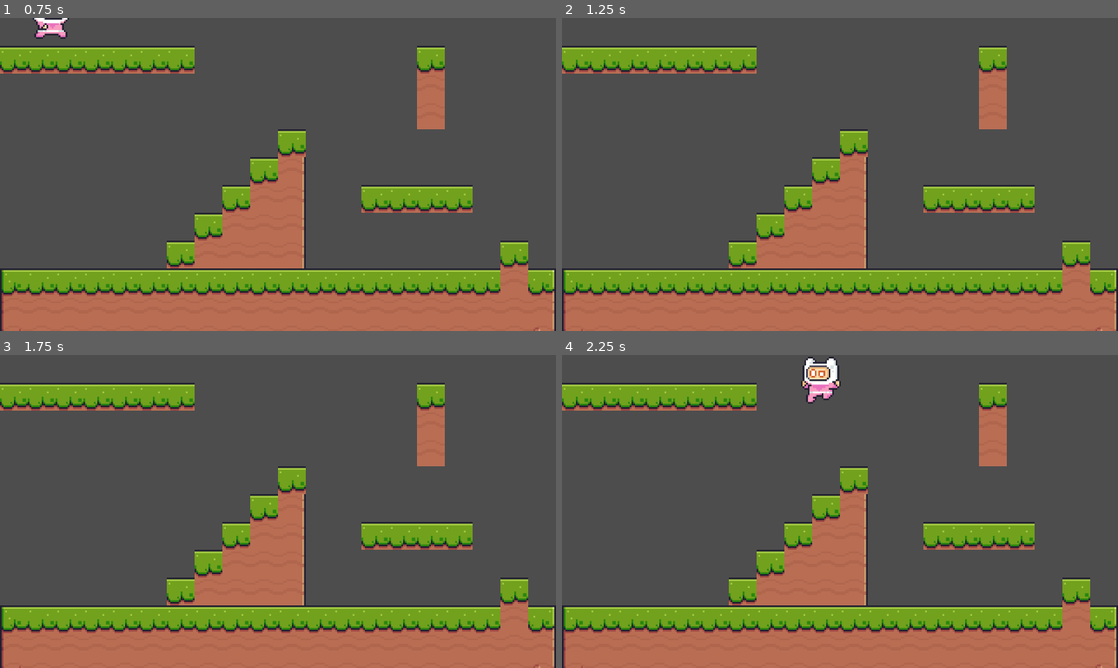
Above: before the commit, frames 1-4 (two rows, left to right).
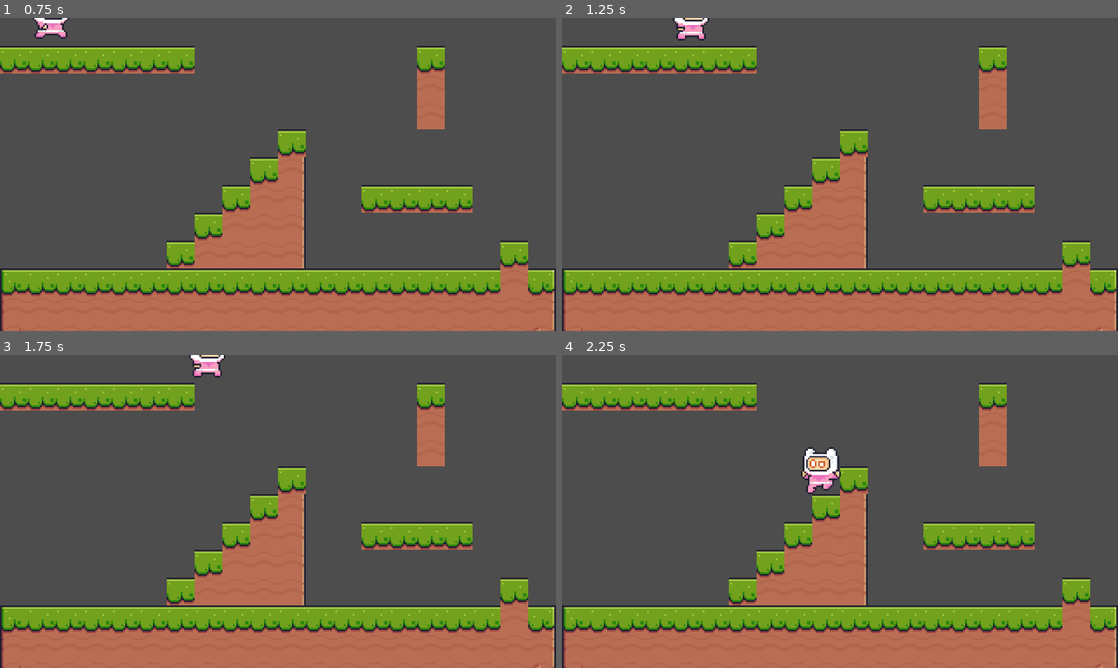
Above: after the commit, the same moments.

Repository: FANXING-0710/StarrySky
Game: Godot game, scene res://scenes/test_room.tscn
Two runs of this game, one before a commit and one after it. Both use one fixed random seed, a clock stepped at 60 frames per second and the inputs below. The project has no main scene, so this scene is started directly.
Inputs:
- Up to frame 1 (0.75 s): hold D (right) from 0.53 s (still down); hold Shift (grab) from 0.53 s (still down)
- Up to frame 2 (1.25 s): keep holding D (right); keep holding Shift (grab); tap Space (jump) at 0.77, 0.8, 1.07 s
- Up to frame 3 (1.75 s): keep holding D (right); release Shift (grab) at 1.28 s; tap Space (jump) at 1.35, 1.52 s; tap Shift (grab) at 1.55 s
- Up to frame 4 (2.25 s): tap Space (jump) at 1.82 s; release D (right) at 2.03 s; hold A (left) from 2.03 s (still down); hold Shift (grab) from 2.03 s (still down)

Frame 1 is identical in both runs. In frame 2, 0.4% of the frame differs, in the area x 19-27%, y 0-8%; in frame 3, 0.3%; in frame 4, 1.5%, in the area x 43-51%, y 0-45%.

Commit message:
做好了攀爬跳

Diff:
--- a/scripts/commons/player/climb.gd
+++ b/scripts/commons/player/climb.gd
@@ -1,58 +1,54 @@
 extends State
 
 func Begin() -> void:
-	_owner.is_walling = true
-	_owner.can_apply_gravity = false
-	_owner.can_move = false
-	_owner.can_jump = false
-	print("进入 Climb 状态")
+    _owner.is_walling = true
+    _owner.can_apply_gravity = false
+    _owner.can_move = false
+    _owner.can_jump = false
+    print("进入 Climb 状态")
 
 func Update(delta: float) -> void:
-	#TODO:
-		#判断：如果手没有抓住墙，下面有则翻过了
-		#翻过后加翻墙
-	_owner.stamina -= 30 * delta
-	_owner.velocity.y = move_toward(_owner.velocity.y, -_owner.CLIMB_UP_SPEED, _owner.CLIMB_ACCEL * delta)
+    #TODO:
+        #判断：如果手没有抓住墙，下面有则翻过了
+        #翻过后加翻墙
+    _owner.stamina -= 30 * delta
+    _owner.velocity.y = move_toward(_owner.velocity.y, -_owner.CLIMB_UP_SPEED, _owner.CLIMB_ACCEL * delta)
 
-	# 进入 wall 或 slip
-	if Input.is_action_just_released("up"):
-		change_state("Wall")
-	elif not Input.is_action_pressed("up") and Input.is_action_just_pressed("down"):
-		change_state("Slip")
 
-	# 进入 fall 或 slip
-	if _owner.wall_dir == -1 and Input.is_action_pressed("left") and Input.is_action_just_released("grab"):
-		change_state("Slip")
-	elif _owner.wall_dir == 1 and Input.is_action_pressed("right") and Input.is_action_just_released("grab"):
-		change_state("Slip")
-	elif not Input.is_action_pressed("grab"):
-		change_state("Fall")
+    # 攀爬补偿
+    if _owner.is_complete_climb == true and Input.is_action_pressed("up"):
+        _owner.velocity.y = _owner.CLIMB_OFFSET.y
+        Coroutine()
+        await get_tree().create_timer(0.1).timeout
+        _owner.velocity.x = _owner.CLIMB_OFFSET.x * _owner.wall_dir
+        change_state("Fall")
 
-	# 进入 fall 或 slip
-	# if _owner.move_input == 0 and Input.is_action_just_released("grab"):
-	# 	change_state("Fall")
-	# elif _owner.move_input != 0 and Input.is_action_just_released("grab"):
-	# 	change_state("Slip")
-	if _owner.is_complete_climb == true and Input.is_action_pressed("up"):
-		_owner.velocity.y = _owner.CLIMB_OFFSET.y
-		Coroutine()
-		await get_tree().create_timer(0.1).timeout
-		print("等待了0.1秒")
-		_owner.velocity.x = _owner.CLIMB_OFFSET.x * _owner.wall_dir
-		change_state("Fall")
+    # 进入 wall 或 slip
+    if Input.is_action_just_released("up"):
+        change_state("Wall")
+    elif not Input.is_action_pressed("up") and Input.is_action_just_pressed("down"):
+        change_state("Slip")
 
-	# 进入 slip
-	if _owner.stamina <= 0:
-		change_state("Slip")
+    # 进入 fall 或 slip
+    if _owner.wall_dir == -1 and Input.is_action_pressed("left") and Input.is_action_just_released("grab"):
+        change_state("Slip")
+    elif _owner.wall_dir == 1 and Input.is_action_pressed("right") and Input.is_action_just_released("grab"):
+        change_state("Slip")
+    elif not Input.is_action_pressed("grab"):
+        change_state("Fall")
 
-	# 播放动画
-	# _owner.animation.play("climb")
-	_owner.animation.play("wall")
+    # 进入 slip
+    if _owner.stamina <= 0:
+        change_state("Slip")
+
+    # 播放动画
+    # _owner.animation.play("climb")
+    _owner.animation.play("wall")
 
 
 func End() -> void:
-	_owner.is_walling = false
-	_owner.can_apply_gravity = true
-	_owner.can_move = true
-	_owner.can_jump = true
-	print("退出 Climb")
+    _owner.is_walling = false
+    _owner.can_apply_gravity = true
+    _owner.can_move = true
+    _owner.can_jump = true
+    print("退出 Climb")
--- a/scripts/commons/player/jump.gd
+++ b/scripts/commons/player/jump.gd
@@ -4,15 +4,9 @@
     print("进入 Jump 状态")
 
 func Update(delta: float) -> void:
-    _owner.handle_jump_input(delta) # 跳跃
-
     # 进入 fall
-    if _owner.velocity.y != 0 and not _owner.on_ground:
+    if _owner.velocity.y > 0 and not _owner.on_ground:
         change_state("Fall")
-
-    # 进入 wall
-    if _owner.can_on_wall:
-        change_state("Wall")
 
     # 进入 slip
     if _owner.on_wall == true and _owner.move_input != 0.0 and not Input.is_action_pressed("grab"):
--- a/scripts/commons/player/player.gd
+++ b/scripts/commons/player/player.gd
@@ -10,25 +10,28 @@
 const FAST_FALL_GRAVITY := 2000.0 # 快速下落时的重力加速度
 const MAX_FALL := 160.0 # 最大下落速度（普通）
 const FAST_MAX_FALL := 240.0 # 最大下落速度（快速下落）
-# 奔跑相关
+## 奔跑相关
 const MAX_RUN := 90.0 # 最大奔跑速度
 const HOLDING_MAX_RUN := 70.0 # 抱物时最大奔跑速度
 const RUN_ACCEL := 1000.0 # 加速度
 const RUN_REDUCE := 400.0 # 摩擦/减速率
 const AIR_MULT := 0.65 # 空中加速倍率
-# 跳跃相关
+## 跳跃相关
 const JUMP_SPEED := 105.0 * 2.5 # 跳跃初速度
 const VAR_JUMP_TIME := 0.20 # 可变跳窗口
 const JUMP_COYOTE_TIME := 0.10 # 落地后宽容时间
 const JUMP_BUFFER_TIME := 0.10 # 提前按键缓冲
-# 攀爬相关
+## 攀爬相关
 const CLIMB_MAX_STAMINA := 110.0 # 最大体力值
 const CLIMB_UP_SPEED := 45 # 向上攀爬速度（像素/秒）
 const CLIMB_DOWN_SPEED := 80.0 # 向下攀爬速度（像素/秒）
 const CLIMB_SLIP_SPEED := 30.0 # 体力耗尽时的滑落速度
 const CLIMB_ACCEL := 900.0 # 攀爬加速度，让速度逐渐逼近目标值
-const CLIMB_OFFSET := Vector2(65,-100) # 爬过墙的补偿
-const WALL_JUMP_FORCE := Vector2(120, 105) # 攀爬跳的水平与垂直初速度
+const CLIMB_OFFSET := Vector2(65, -100) # 爬过墙的补偿
+# 墙体跳跃
+const WALL_JUMP_FORCE := Vector2(120.0, 105.0) # 蹬墙跳速度
+const WALL_JUMP_GRACE := 0.10 # 离开墙壁后还能蹬的缓冲时间
+const CLIMB_JUMP_STAMINA_COST := 20.0 # 攀爬跳体力消耗
 
 ## 变量
 # var velocity: Vector2 # CharacterBody2D的隐藏变量
@@ -44,144 +47,149 @@
 var coyote_timer := 0.0 # Coyote Time
 var buffer_timer := 0.0 # 提前按跳缓冲
 # 攀爬相关
+var stamina := CLIMB_MAX_STAMINA # 当前体力
 var is_walling := false # 是否正在墙上
-var stamina := CLIMB_MAX_STAMINA # 当前体力
 var on_wall := false # 是否在贴墙
 var can_on_wall := false # 是否可以贴墙
 var wall_dir := 0 # 贴哪一边的墙：-1：左墙，1：右墙
 var is_complete_climb := false # 是否完成攀爬
+var wall_grace_timer := 0.0 # 离墙缓冲计时
 
 func _physics_process(delta: float) -> void:
-	# 更新变量
-	move_input = Input.get_action_strength("right") - Input.get_action_strength("left")
-	on_ground = is_on_floor()
+    # 更新变量
+    move_input = Input.get_action_strength("right") - Input.get_action_strength("left") # 更新输入
+    on_ground = is_on_floor() # 更新地面状态
+    wall_grace_timer = max(wall_grace_timer - delta, 0.0) # 更新缓冲计时
 
-	#是否可以攀爬
-	if on_wall == true and Input.is_action_pressed("grab") and stamina > 0:
-		can_on_wall = true
-	else:
-		can_on_wall = false
+    #是否可以攀爬
+    if on_wall == true and Input.is_action_pressed("grab") and stamina > 0:
+        can_on_wall = true
+    else:
+        can_on_wall = false
 
-	# 更新 Coyote Time
-	if on_ground:
-		coyote_timer = JUMP_COYOTE_TIME
-	else:
-		coyote_timer = max(coyote_timer - delta, 0.0)
+    # 更新 Coyote Time
+    if on_ground:
+        coyote_timer = JUMP_COYOTE_TIME
+    else:
+        coyote_timer = max(coyote_timer - delta, 0.0)
 
-	# 是否应用重力
-	if can_apply_gravity == true:
-		apply_gravity(delta) # 重力
+    # 是否应用重力
+    if can_apply_gravity == true:
+        apply_gravity(delta) # 重力
 
-	# 是否应用跳跃
-	if can_jump == true:
-		handle_jump_input(delta) # 跳跃
+    # 是否应用跳跃
+    if can_jump == true:
+        handle_jump_input(delta) # 跳跃
 
-	direction_reversal() # 方向反转
-	check_wall_contact() # 检查是否贴着墙，并更新方向
-	apply_horizontal_move(delta) # 移动
-	move_and_slide() # 移动角色
+    direction_reversal() # 方向反转
+    check_wall() # 检查是否贴着墙，并更新方向
+    apply_horizontal_move(delta) # 移动
+    move_and_slide() # 移动角色
 
-	# print(is_complete_climb)
-	# print(velocity)
-	# print(delta)
+    # print(is_complete_climb)
+    # print(velocity)
+    # print(delta)
+    # print(on_ground)
 
 # 方向反转
 func direction_reversal() -> void:
-	if move_input != 0.0 and not is_walling:
-		grapsics.scale.x = move_input
+    if move_input != 0.0 and not is_walling:
+        grapsics.scale.x = move_input
 
 # 重力
 func apply_gravity(delta: float) -> void:
-	# 是否按下“向下键” → 快速下落
-	var fast_fall := Input.is_action_pressed("down")
+    # 是否按下“向下键” → 快速下落
+    var fast_fall := Input.is_action_pressed("down")
 
-	if fast_fall == true:
-		# 快速下落：使用更强的重力
-		velocity.y += FAST_FALL_GRAVITY * delta
-		# 限制最大下落速度
-		if velocity.y > FAST_MAX_FALL:
-			velocity.y = FAST_MAX_FALL
-	else:
-		# 普通重力
-		velocity.y += GRAVITY * delta
-		if velocity.y > MAX_FALL:
-			velocity.y = MAX_FALL
+    if fast_fall == true:
+        # 快速下落：使用更强的重力
+        velocity.y += FAST_FALL_GRAVITY * delta
+        # 限制最大下落速度
+        if velocity.y > FAST_MAX_FALL:
+            velocity.y = FAST_MAX_FALL
+    else:
+        # 普通重力
+        velocity.y += GRAVITY * delta
+        if velocity.y > MAX_FALL:
+            velocity.y = MAX_FALL
 
 # 移动
 func apply_horizontal_move(delta: float) -> void:
-	# 限制在墙上的移动
-	if can_move == false:
-		velocity.x = 0
-		return
+    # 限制在墙上的移动
+    if can_move == false:
+        velocity.x = 0
+        return
 
-	# # 读取左右输入
-	# var move_input: float = Input.get_action_strength("right") - Input.get_action_strength("left")
-	# 目标最大速度：是否抱物？
-	var max_speed: float = HOLDING_MAX_RUN if holding else MAX_RUN
+    # # 读取左右输入
+    # var move_input: float = Input.get_action_strength("right") - Input.get_action_strength("left")
+    # 目标最大速度：是否抱物？
+    var max_speed: float = HOLDING_MAX_RUN if holding else MAX_RUN
 
-	# # 当前是否在地面
-	# var on_ground: bool = is_on_floor()
+    # # 当前是否在地面
+    # var on_ground: bool = is_on_floor()
 
-	# 加速倍率：地面 = 1，空中 = AIR_MULT
-	var accel_mult: float = 1.0 if on_ground else AIR_MULT
+    # 加速倍率：地面 = 1，空中 = AIR_MULT
+    var accel_mult: float = 1.0 if on_ground else AIR_MULT
 
-	if move_input != 0.0:
-		# 有输入 → 向目标速度逼近
-		velocity.x = move_toward(velocity.x, move_input * max_speed, RUN_ACCEL * accel_mult * delta)
-	else:
-		# 无输入 → 速度衰减
-		velocity.x = move_toward(velocity.x, 0, RUN_REDUCE * delta)
+    if move_input != 0.0:
+        # 有输入 → 向目标速度逼近
+        velocity.x = move_toward(velocity.x, move_input * max_speed, RUN_ACCEL * accel_mult * delta)
+    else:
+        # 无输入 → 速度衰减
+        velocity.x = move_toward(velocity.x, 0, RUN_REDUCE * delta)
 
 # 跳跃
 func handle_jump_input(delta: float) -> void:
-	# 检测按下跳跃键 → 启动缓冲
-	if Input.is_action_just_pressed("jump"):
-		buffer_timer = JUMP_BUFFER_TIME
+    # 检测按下跳跃键 → 启动缓冲
+    if Input.is_action_just_pressed("jump"):
+        buffer_timer = JUMP_BUFFER_TIME
 
-	# 缓冲计时递减
-	buffer_timer = max(buffer_timer - delta, 0.0)
+    # 缓冲计时递减
+    buffer_timer = max(buffer_timer - delta, 0.0)
 
-	# 起跳条件：有缓冲 + 有宽容时间
-	if buffer_timer > 0.0 and coyote_timer > 0.0 and can_jump:
-		is_jumping = true
-		velocity.y = - JUMP_SPEED
-		var_jump_timer = VAR_JUMP_TIME
-		buffer_timer = 0.0 # 消耗掉缓冲
-		coyote_timer = 0.0 # 消耗掉宽容时间
+    # 起跳条件：有缓冲 + 有宽容时间
+    if buffer_timer > 0.0 and coyote_timer > 0.0 and can_jump:
+        is_jumping = true
+        velocity.y = - JUMP_SPEED
+        var_jump_timer = VAR_JUMP_TIME
+        buffer_timer = 0.0 # 消耗掉缓冲
+        coyote_timer = 0.0 # 消耗掉宽容时间
 
-	# 可变跳：松开跳跃键 → 立即结束可变时间
-	if Input.is_action_just_released("jump"):
-		var_jump_timer = 0.0
+    # 可变跳：松开跳跃键 → 立即结束可变时间
+    if Input.is_action_just_released("jump"):
+        var_jump_timer = 0.0
 
-	# 如果在可变跳时间内并且仍在上升
-	if var_jump_timer > 0.0 and velocity.y < 0:
-		var_jump_timer -= delta
-	elif velocity.y < 0 and not Input.is_action_pressed("jump"):
-		velocity.y = velocity.y * 0.5 # 或者 velocity.y = max(velocity.y, -JUMP_SPEED * 0.5)
-		var_jump_timer = 0.0
+    # 如果在可变跳时间内并且仍在上升
+    if var_jump_timer > 0.0 and velocity.y < 0:
+        var_jump_timer -= delta
+    elif velocity.y < 0 and not Input.is_action_pressed("jump"):
+        velocity.y = velocity.y * 0.5 # 或者 velocity.y = max(velocity.y, -JUMP_SPEED * 0.5)
+        var_jump_timer = 0.0
 
-# 检测墙体连接
-func check_wall_contact() -> void:
-	# 检测：是否碰到墙壁
-	if hand_checker.is_colliding() or foot_checker.is_colliding():
-		on_wall = true
-		# 判断贴墙方向
-		var wall_normal: Vector2
-		if hand_checker.is_colliding():
-			wall_normal = hand_checker.get_collision_normal()
-		else:
-			wall_normal = foot_checker.get_collision_normal()
-		# 根据法线方向判断是左墙还是右墙
-		if wall_normal.x > 0: # 法线向右，说明是左墙
-			wall_dir = -1
-		elif wall_normal.x < 0: # 法线向左，说明是右墙
-			wall_dir = 1
-	else:
-		# 没有碰到墙
-		on_wall = false
+# 检测墙体
+func check_wall() -> void:
+    # 检测：是否碰到墙壁
+    if hand_checker.is_colliding() or foot_checker.is_colliding():
+        on_wall = true
+        wall_grace_timer = WALL_JUMP_GRACE # 重置缓冲时间
 
-	# 检测：是否完成攀爬
-	if not hand_checker.is_colliding() and foot_checker.is_colliding():
-		is_complete_climb = true
-	else:
-		is_complete_climb = false
+        # 判断贴墙方向
+        var wall_normal: Vector2
+        if hand_checker.is_colliding():
+            wall_normal = hand_checker.get_collision_normal()
+        else:
+            wall_normal = foot_checker.get_collision_normal()
+        # 根据法线方向判断是左墙还是右墙
+        if wall_normal.x > 0: # 法线向右，说明是左墙
+            wall_dir = -1
+        elif wall_normal.x < 0: # 法线向左，说明是右墙
+            wall_dir = 1
+    else:
+        # 没有碰到墙
+        on_wall = false
+
+    # 检测：是否完成攀爬
+    if not hand_checker.is_colliding() and foot_checker.is_colliding():
+        is_complete_climb = true
+    else:
+        is_complete_climb = false
--- a/scripts/commons/player/wall.gd
+++ b/scripts/commons/player/wall.gd
@@ -9,12 +9,11 @@
 
 func Update(delta: float) -> void:
 	_owner.velocity.y = 0
-
 	_owner.stamina -= 10 * delta
-
-	# 进入 fall
-	if not Input.is_action_pressed("grab"):
-		change_state("Fall")
+	if Input.is_action_just_pressed("jump"):
+		_owner.velocity = Vector2(_owner.wall_dir * _owner.WALL_JUMP_FORCE.x, -_owner.WALL_JUMP_FORCE.y)
+		_owner.stamina -= _owner.CLIMB_JUMP_STAMINA_COST
+		change_state("Jump")
 
 	# 进入 climb 或 slip
 	if Input.is_action_pressed("up"):
@@ -22,17 +21,25 @@
 	elif Input.is_action_pressed("down"):
 		change_state("Slip")
 
+	# 进入 fall 和 run
+	if _owner.move_input != 0 and Input.is_action_pressed("right") and Input.is_action_just_released("grab"):
+		change_state("Run")
+	elif _owner.move_input != 0 and Input.is_action_pressed("left") and Input.is_action_just_released("grab"):
+		change_state("Run")
+	elif Input.is_action_just_released("grab"):
+		change_state("Fall")
+	elif _owner.on_wall == false:
+		change_state("Fall")
+
 	# 进入 slip
-	if not Input.is_action_pressed("grab") and _owner.wall_dir == -1 and Input.is_action_pressed("left"):
+	elif not Input.is_action_pressed("grab") and _owner.wall_dir == -1 and Input.is_action_pressed("left"):
 		change_state("Slip")
 	elif not Input.is_action_pressed("grab") and _owner.wall_dir == 1 and Input.is_action_pressed("right"):
 		change_state("Slip")
-
 	if _owner.stamina <= 0:
 		change_state("Slip")
 
-	if _owner.on_wall == false:
-		change_state("Fall")
+
 
 	# 播放动画
 	_owner.animation.play("wall")
